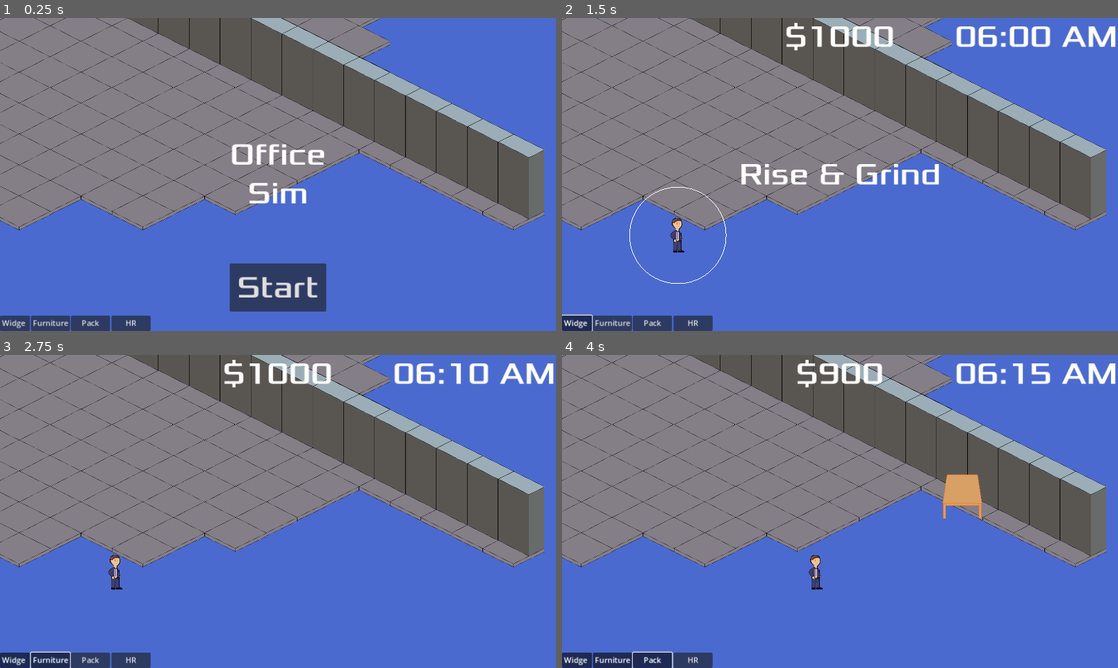
Above: before the commit, frames 1-4 (two rows, left to right).
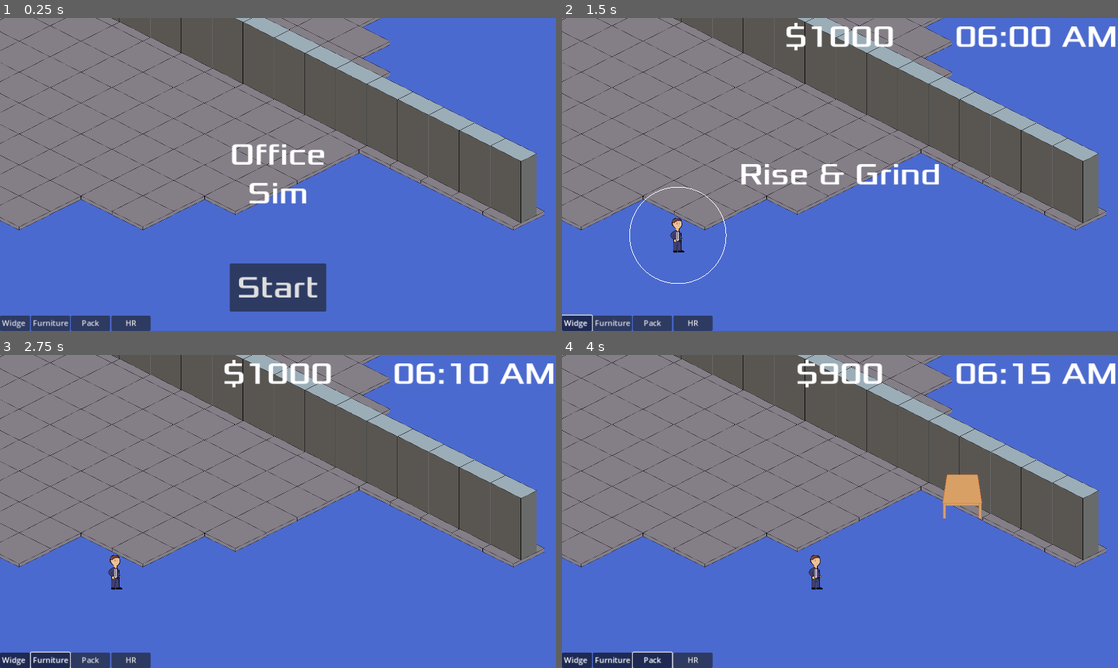
Above: after the commit, the same moments.

Repository: Final-Parsec/office-sim
Game: Godot game, scene res://main.tscn
Same seed, same stepped clock (60 frames per second), same inputs: the game is played once before the commit and once after it.
Inputs (mouse positions are in pixels of both pictures, inside the frame that each line leads up to):
- Up to frame 1 (0.25 s): no input
- Up to frame 2 (1.5 s): click "Start" at 0.5 s; click "Widget" at 1.25 s
- Up to frame 3 (2.75 s): click "Furniture" at 2 s
- Up to frame 4 (4 s): move the mouse to (962, 495) at 2.77 s; hold Right (move_right) 2.78-3.5 s; click (962, 495) at 2.85 s; click "Pack" at 3.5 s

The runs differ from the first frame. In frame 1, 5.1% of the frame differs, in the area x 20-98%, y 0-66%; in frame 2, 4.9%; in frame 3, 4.9%; in frame 4, 4.7%.

Commit message:
mid tile wall

Diff:
--- a/game/background.tscn
+++ b/game/background.tscn
@@ -15,7 +15,7 @@
 texture_region_size = Vector2i(256, 512)
 0:0/0 = 0
 0:0/0/texture_origin = Vector2i(0, 178)
-0:0/0/physics_layer_0/polygon_0/points = PackedVector2Array(-62.9, -32.55, -63, -284.25, 2, -315.25, 126.5, -252.25, 125.3, 1.35, 62.1, 32.95)
+0:0/0/physics_layer_0/polygon_0/points = PackedVector2Array(-97.4299, -15.2851, -97.2283, -268.866, -33.3354, -301.011, 94.4503, -236.721, 94.2551, 16.8724, 30.9178, 48.5411)
 
 [sub_resource type="TileSet" id="TileSet_gmivp"]
 tile_shape = 1
Binary file changed: game/art/wall.png
Not shown, changed: art/wall.aseprite
